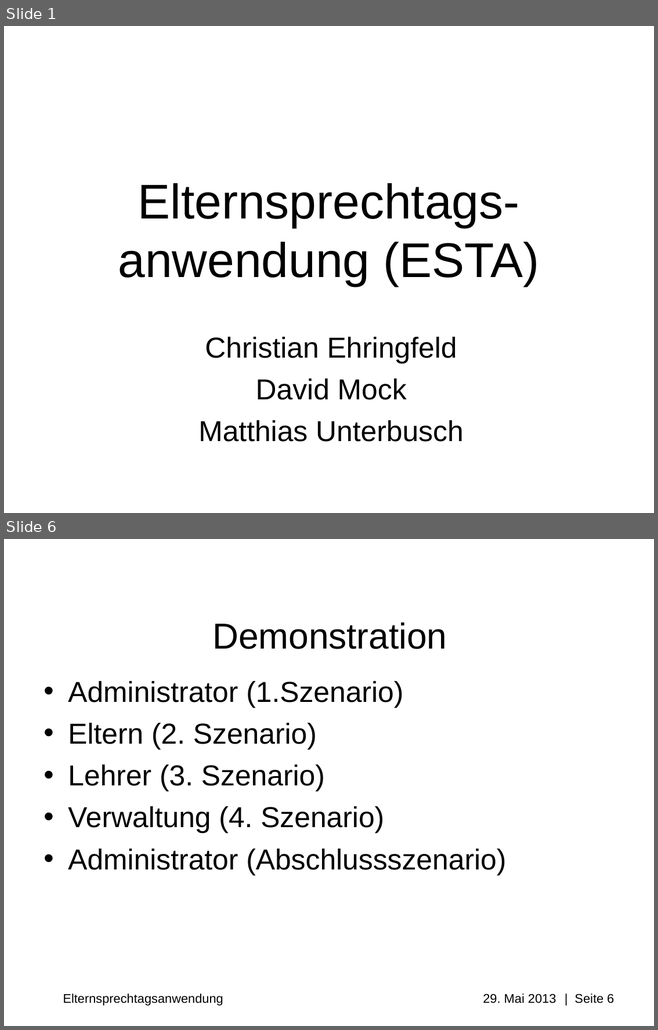
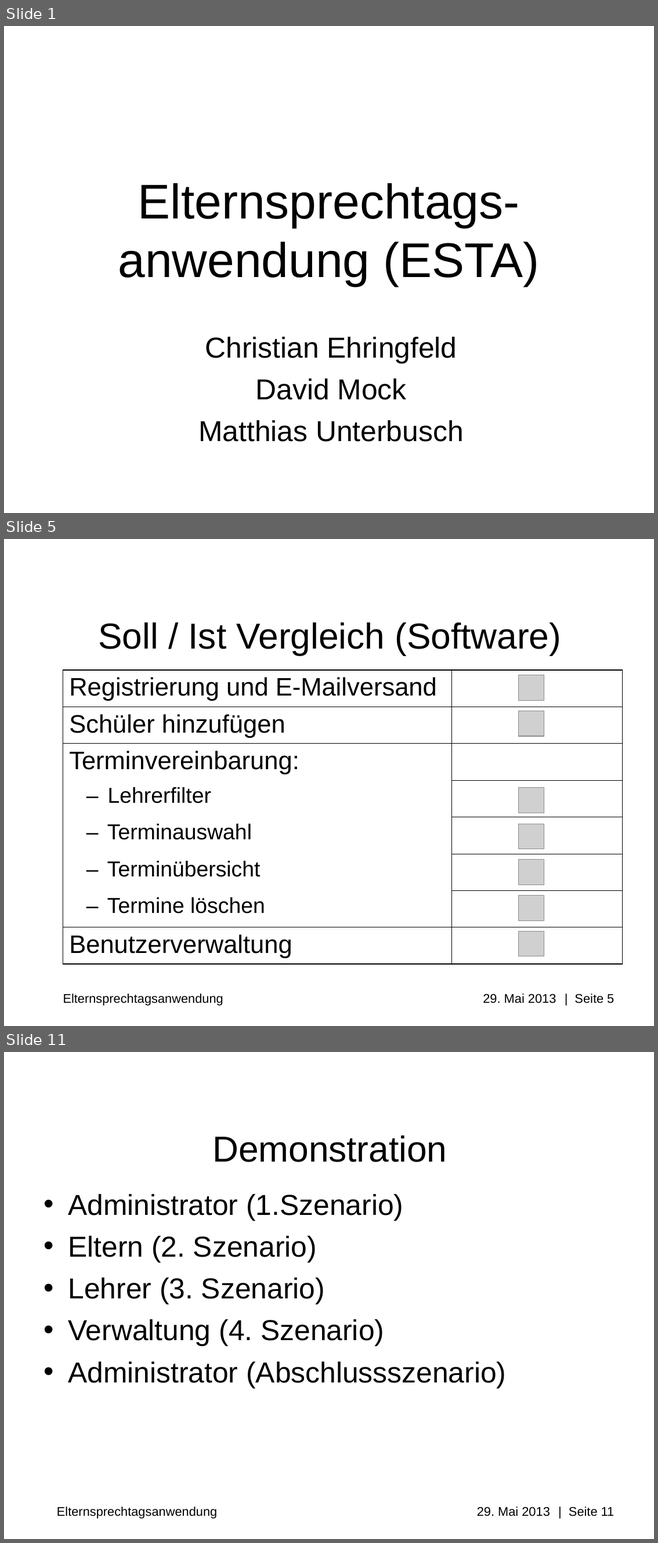
Before and after one commit to Professi/esta, a slide deck: docs/Praesentation/Elternsprechtagsapplikation(ESTA).ppt. Shown one above the other, each under a label of ours: slides 1 and 6 before the commit, slides 1, 5 and 11 after it; the slides between them are not shown. The pictures are 658x1030 and 658x1543 pixels, drawn with LibreOffice and Linux fonts; fonts in the diff are those of the drawing; grey boxes stand for pictures; background and template pictures are left out. Boxes give left, top, right and bottom in pixels: in the first picture for what was removed or moved away, otherwise in the second. Text is boxed around its words. In the diff, an @@ line names an element or a change of style, - is before the commit and + after.

```diff
--- a/docs/Praesentation/Elternsprechtagsapplikation(ESTA).ppt
+++ b/docs/Praesentation/Elternsprechtagsapplikation(ESTA).ppt
@@ slide 5 added at [4, 539, 654, 1026], background #FFFFFF; not listed: 1 template element that a slide beside it also shows @@
@@ title added at [98, 623, 561, 655], 40 pt, text #000000 @@
+Soll / Ist Vergleich (Software)
@@ table added at [63, 670, 622, 965], 8 rows, 2 columns @@
+Registrierung und E-Mailversand | 
+Schüler hinzufügen | 
+Terminvereinbarung: | 
+Lehrerfilter | 
+Terminauswahl | 
+Terminübersicht | 
+Termine löschen | 
+Benutzerverwaltung | 
@@ picture added at [518, 675, 543, 701] @@
@@ picture added at [518, 711, 543, 736] @@
@@ picture added at [518, 788, 543, 813] @@
@@ picture added at [518, 824, 543, 849] @@
@@ picture added at [518, 860, 543, 885] @@
@@ picture added at [518, 896, 543, 921] @@
@@ picture added at [518, 931, 543, 957] @@
@@ what was slide 6 is now slide 11 @@
@@ text at [57, 1507, 614, 1519]: text changed @@
-Elternsprechtagsanwendung 29. Mai 2013 | Seite 6
+Elternsprechtagsanwendung 29. Mai 2013 | Seite 11
```
Also in this commit, not shown: 2 slides changed, 6 other slides added, 2 slides removed, 3 other files.
